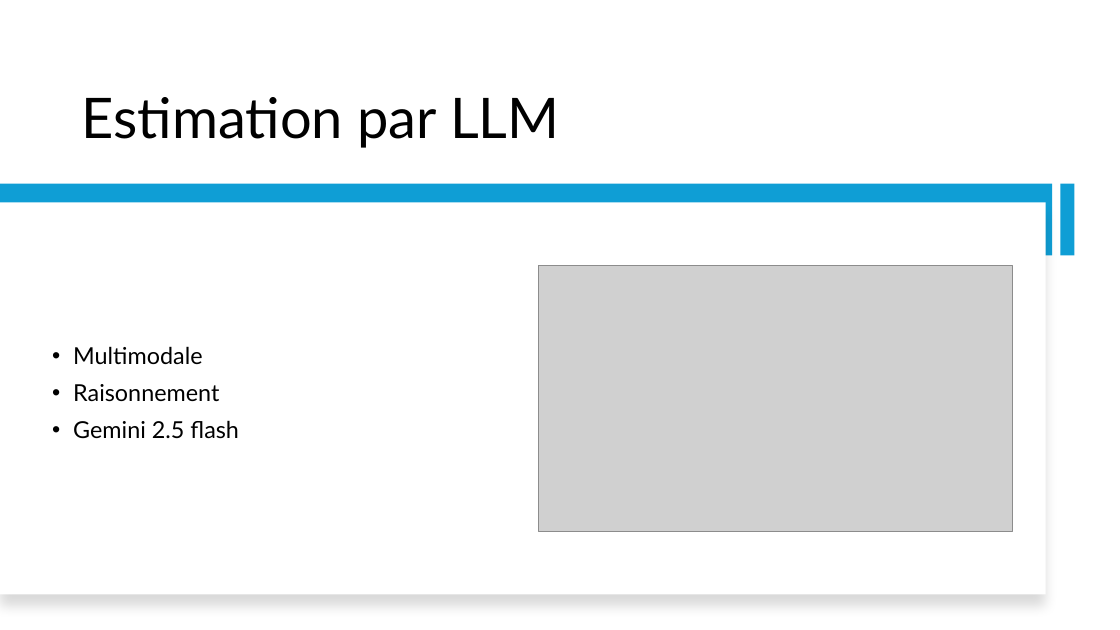
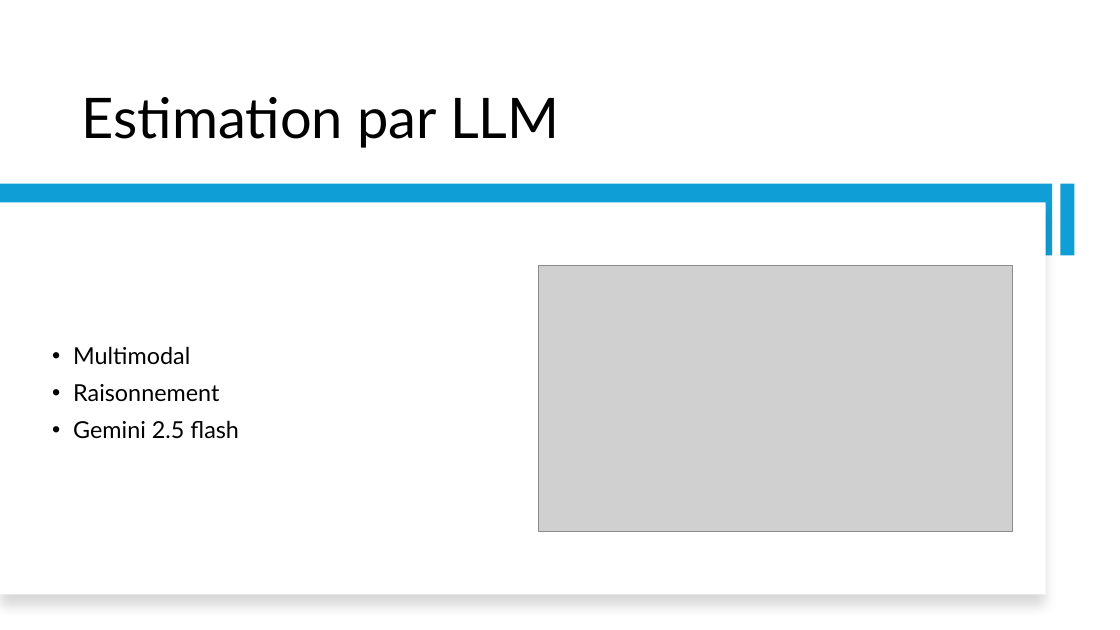
Before and after one commit to IzowRM/Stage-Cetic, a slide deck: slide 7 of TIM Pluo/Slide_Pluo.pptx (slide 5 before the commit). Drawn at 1120x630 pixels with LibreOffice and Linux fonts; fonts in the diff are those of the drawing; grey boxes stand for pictures. Boxes give left, top, right and bottom in pixels: in the first picture for what was removed or moved away, otherwise in the second. Text is boxed around its words. In the diff, an @@ line names an element or a change of style, - is before the commit and + after.

```diff
--- a/TIM Pluo/Slide_Pluo.pptx
+++ b/TIM Pluo/Slide_Pluo.pptx
@@ text at (73, 346, 190, 364): text changed @@
-• Multimodale
+• Multimodal
```
Also in this commit, not shown: 7 other slides changed, 3 slides added, 2 slides removed, 2 other files.
